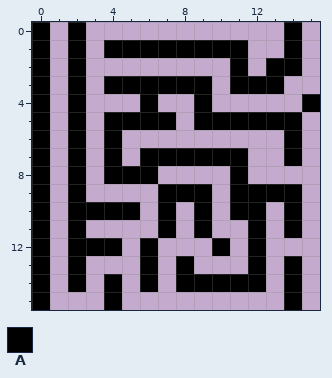
Two states of a pixel-art sprite, Maze/resouces/mazes/Maze.png. That is the earlier state.
The file is 16x16 pixels.
Palette (. is transparent): A #000000
Pixels before, first column x 0:
 0 A.A...........A.
 1 A.A.AAAAAAAA..A.
 2 A.A........A.AA.
 3 A.A.AAAAAA.AAA..
 4 A.A...A..A.....A
 5 A.A.AAAA.AAAAAA.
 6 A.A.A.........A.
 7 A.A.A.AAAAAA..A.
 8 A.A.AAA....A....
 9 A.A....AAA.AAAA.
10 A.AAAA.A.A.AA.A.
11 A.A....A.A..A.A.
12 A.AAA.A...A.A...
13 A.A...A.A...A.A.
14 A.A.A.A.AAAAA.A.
15 A...A.........A.
New version:
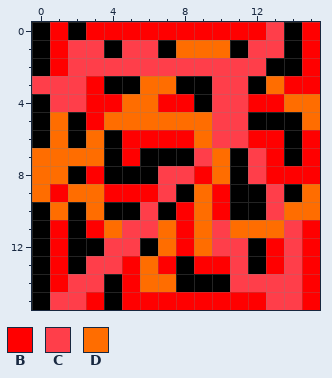
Colours new in this view: B #ff0000  C #ff3e4a  D #ff6d00
Edits made:
{"y":0,"x":1,"old":".","new":"B"}
{"y":0,"x":3,"old":"...........","new":"BBBBBBBBBBC"}
{"y":0,"x":15,"old":".","new":"B"}
{"y":1,"x":1,"old":".A.","new":"BCC"}
{"y":1,"x":5,"old":"AA","new":"CC"}
{"y":1,"x":8,"old":"AAA","new":"DDD"}
{"y":1,"x":12,"old":"..","new":"CC"}
{"y":1,"x":15,"old":".","new":"B"}
{"y":2,"x":1,"old":".A........A.","new":"BCCCCCCCCCCC"}
{"y":2,"x":15,"old":".","new":"B"}
{"y":3,"x":0,"old":"A.A.","new":"CCCB"}
{"y":3,"x":6,"old":"AA","new":"DD"}
{"y":3,"x":10,"old":".A","new":"CC"}
{"y":3,"x":13,"old":"A..","new":"DBB"}
{"y":4,"x":1,"old":".A...A..","new":"CCBBDDBB"}
{"y":4,"x":10,"old":".....A","new":"CCBBDD"}
{"y":5,"x":1,"old":".","new":"D"}
{"y":5,"x":3,"old":".AAAA.AAA","new":"BDDDDDDCC"}
{"y":5,"x":15,"old":".","new":"D"}
{"y":6,"x":1,"old":".","new":"D"}
{"y":6,"x":3,"old":".","new":"D"}
{"y":6,"x":5,"old":".........","new":"BBBBDCCBB"}
{"y":6,"x":15,"old":".","new":"B"}
{"y":7,"x":0,"old":"A.A.","new":"DDDD"}
{"y":7,"x":5,"old":".","new":"B"}
{"y":7,"x":9,"old":"AA","new":"CD"}
{"y":7,"x":12,"old":"..","new":"CB"}
{"y":7,"x":15,"old":".","new":"B"}
{"y":8,"x":0,"old":"A.","new":"DD"}
{"y":8,"x":3,"old":".","new":"B"}
{"y":8,"x":7,"old":"....","new":"CCBD"}
{"y":8,"x":12,"old":"....","new":"CBBB"}
{"y":9,"x":0,"old":"A.A....A","new":"DBDDBBBC"}
{"y":9,"x":9,"old":"A.","new":"DB"}
{"y":9,"x":13,"old":"A","new":"C"}
{"y":9,"x":15,"old":".","new":"D"}
{"y":10,"x":1,"old":".","new":"D"}
{"y":10,"x":3,"old":"A","new":"D"}
{"y":10,"x":6,"old":".","new":"C"}
{"y":10,"x":8,"old":".A.","new":"BDB"}
{"y":10,"x":13,"old":".A.","new":"CDD"}
{"y":11,"x":1,"old":".","new":"B"}
{"y":11,"x":3,"old":"....A.A..A.A.","new":"BDCCDBDCDDDCB"}
{"y":12,"x":1,"old":".","new":"B"}
{"y":12,"x":4,"old":"A.","new":"CC"}
{"y":12,"x":7,"old":"...A.","new":"DBDCC"}
{"y":12,"x":13,"old":"...","new":"BCB"}
{"y":13,"x":1,"old":".","new":"B"}
{"y":13,"x":3,"old":"...A.","new":"CCBDB"}
{"y":13,"x":9,"old":"...","new":"BBC"}
{"y":13,"x":13,"old":".A.","new":"BCB"}
{"y":14,"x":1,"old":".A.","new":"BCC"}
{"y":14,"x":5,"old":".A.","new":"BDD"}
{"y":14,"x":11,"old":"AA.A.","new":"CCCCB"}
{"y":15,"x":1,"old":"...","new":"CCB"}
{"y":15,"x":5,"old":".........A.","new":"BBBBBBBBCCB"}
{"label":"changed","picture_box":[32,22,320,310]}
